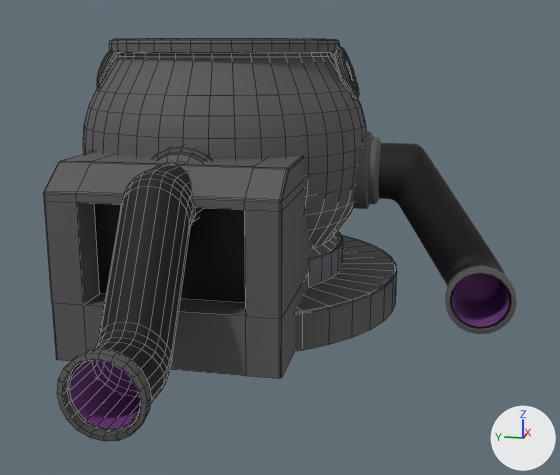
An edit to the FBX model Assets/3D_Assets/BLOCKINGS/Meshs/Chaudron.fbx, drawn before and after from the same camera.
Camera for both pictures: a 50 mm lens placed at (-6.01, -1.63, 2.01), pointed at (-0.12, -0.45, 0.53). The axes (+X, +Y, +Z) are drawn at lower right. The lights are the same throughout. Mesh edges are drawn as thin lines on the coarser meshes. Where no turn or scale is listed for an object, it has been applied to the vertices.

Script lines for the objects in view, before the commit:
```python
me_mesh_001 = bpy.data.meshes.new('Mesh.001')
me_mesh_001.from_pydata(...)  # 84 vertices, 71 faces; spans x -1.6..-0.39, y -0.76..0.76, z 0.0..1.29
# faces by material slot: [70, 1]
me_mesh_001.materials.append(mat_metal_mat)  # dark grey #575757
me_mesh_001.materials.append(mat_black_mat)  # black #000000
me_mesh_002 = bpy.data.meshes.new('Mesh.002')
me_mesh_002.from_pydata(...)  # 620 vertices, 580 faces; spans x -2.56..-0.96, y -0.3..0.3, z -0.01..1.37
# faces by material slot: [220, 180, 180]
me_mesh_002.materials.append(mat_metal_mat)  # dark grey #575757
me_mesh_002.materials.append(mat_glass_mat)  # black #000000
me_mesh_002.materials.append(mat_pipe_fluid_mat)  # purple #763d86
me_mesh_003 = bpy.data.meshes.new('Mesh.003')
me_mesh_003.from_pydata(...)  # 620 vertices, 580 faces; spans x -0.557..0.3, y -2.249..-0.961, z -0.008..1.374
# faces by material slot: [220, 180, 180]
me_mesh_003.materials.append(mat_metal_mat)  # dark grey #575757
me_mesh_003.materials.append(mat_glass_mat)  # black #000000
me_mesh_003.materials.append(mat_pipe_fluid_mat)  # purple #763d86
ob_in_liquid_s = bpy.data.objects.new('In_Liquid_S', me_mesh_002)
ob_in_liquid_s.location = (0.0, 0.0, 0.0)
ob_in_liquid_t = bpy.data.objects.new('In_Liquid_T', me_mesh_003)
ob_in_liquid_t.location = (0.0, 0.0, 0.0)
ob_in_solid = bpy.data.objects.new('In_Solid', me_mesh_001)
ob_in_solid.location = (0.0, 0.0, 0.0)
# also in view: '_Machine_Chaudron' at (0.0, 0.0, 1.03)
```
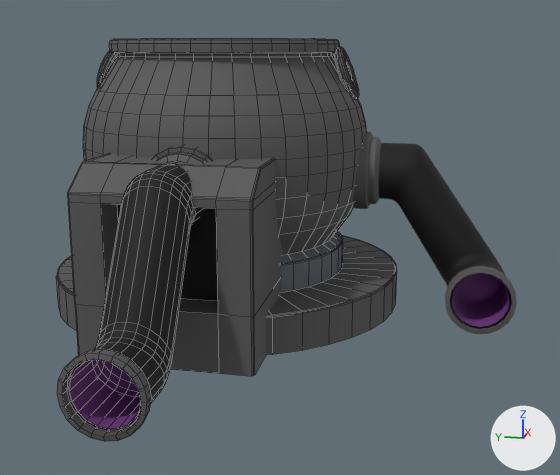
Where the newer file only moved an object's origin or applied its transform, the numbers keep the older frame.

Changed parts and their boxes (x1, y1, x2, y2) in the pictures (560 x 475 px; the box of a moved part takes in the faces that stretch with it):
'In_Solid', reshaped (19% narrower): before (44, 151, 312, 378); after (68, 153, 284, 376)
part 1 of me_mesh_001, moved or reshaped: before (44, 151, 114, 361); after (68, 153, 132, 355)
part 2 of me_mesh_001, moved or reshaped: before (76, 155, 312, 378); after (101, 158, 284, 376)

The change, as a list of edits to the scene's bpy script:
```text
Change me_mesh_001:
    where me_mesh_001.from_pydata(...)  # 84 vertices, 71 faces; spans x -1.6..-0.39, y -0.76..0.76, z 0.0..1.29
    used by ob_in_solid; location = (0.0, 0.0, 0.0)
    me_mesh_001 part 1: all 42 vertices in x -1.6..-0.39, y 0.54..0.76, z 0.0..1.29 are moved by (0.0, -0.16, 0.0)
    me_mesh_001 part 2: all 42 vertices in x -1.6..-0.39, y -0.76..-0.54, z 0.0..1.29 are moved by (0.0, 0.17, 0.0)
```
